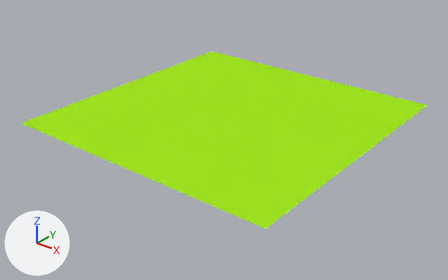
Two versions of the Blender file model/map.blend, one commit apart.
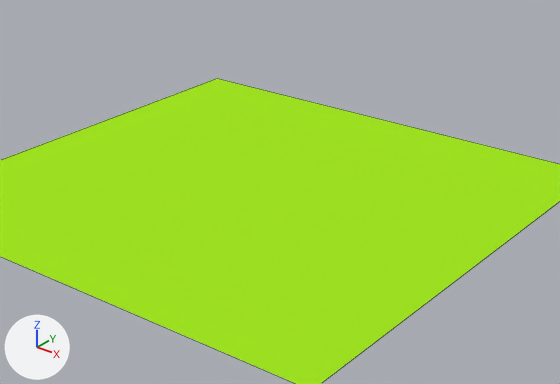
Each version appears first whole from a 50 mm lens placed at (34.4, -44.0, 24.2), pointed at (0.2, -1.3, -2.3), and next in a close-up on the part from 20% to 91% of the width and 2% to 80% of the height. The axes (+X, +Y, +Z) are drawn at lower left. The lights are the same throughout. The close-ups show mesh edges as thin lines.
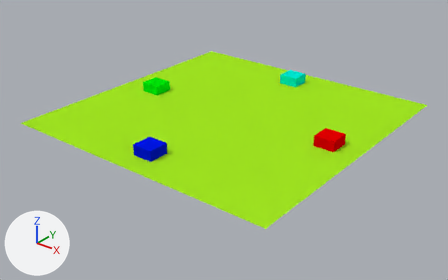
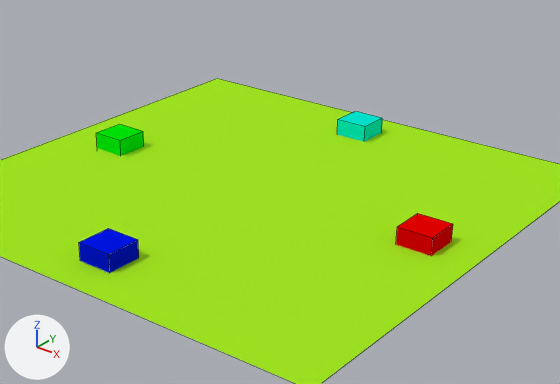
Patch to the scene script:
```diff
--- a/model/map.blend.py
+++ b/model/map.blend.py
@@ mat_cube3_color @@
+mat_cube3_color = diffuse_material('Cube3_color')
+mat_cube3_color.base_color = (0.0, 0.8, 0.00244)  # green #00e708
@@ mat_cube4_color @@
+mat_cube4_color = diffuse_material('Cube4_color')
+mat_cube4_color.base_color = (0.0, 0.8, 0.645)  # cyan #00e7d2
@@ mat_cube2_color @@
+mat_cube2_color = diffuse_material('Cube2_color')
+mat_cube2_color.base_color = (0.0, 0.00751, 0.8)  # blue #0015e7
@@ mat_cube1_color @@
+mat_cube1_color = diffuse_material('Cube1_color')
+mat_cube1_color.base_color = (0.8, 0.0, 0.0)  # red #e70000
@@ me_cube_004 @@
+me_cube_004.from_pydata(...)  # a box spanning x -1.0..1.0, y -1.0..1.0, z -1.0..1.0
+me_cube_004.materials.append(mat_cube3_color)  # green #00e708
@@ me_cube_003 @@
+me_cube_003.from_pydata(...)  # a box spanning x -1.0..1.0, y -1.0..1.0, z -1.0..1.0
+me_cube_003.materials.append(mat_cube4_color)  # cyan #00e7d2
@@ me_cube_002 @@
+me_cube_002.from_pydata(...)  # a box spanning x -1.0..1.0, y -1.0..1.0, z -1.0..1.0
+me_cube_002.materials.append(mat_cube2_color)  # blue #0015e7
@@ me_cube_001 @@
+me_cube_001.from_pydata(...)  # a box spanning x -1.0..1.0, y -1.0..1.0, z -1.0..1.0
+me_cube_001.materials.append(mat_cube1_color)  # red #e70000
@@ ob_cube3 @@
+ob_cube3 = bpy.data.objects.new('Cube3', me_cube_004)
+ob_cube3.location = (-10.02, 0.0, 0.0)
@@ ob_cube4 @@
+ob_cube4 = bpy.data.objects.new('Cube4', me_cube_003)
+ob_cube4.location = (0.0, 11.06, 0.0)
@@ ob_cube2 @@
+ob_cube2 = bpy.data.objects.new('Cube2', me_cube_002)
+ob_cube2.location = (0.0, -11.06, 0.0)
@@ ob_cube1 @@
+ob_cube1 = bpy.data.objects.new('Cube1', me_cube_001)
+ob_cube1.location = (10.99, 0.0, 0.0)
```

Location of each change, [x1, y1, x2, y2] in pixels of the close-ups (560 x 384 px):
'Cube2', added (blue): after [79, 228, 139, 273]
'Cube1', added (red): after [396, 213, 453, 256]
'Cube3', added (green): after [96, 124, 144, 156]
'Cube4', added: after [337, 111, 382, 142]
